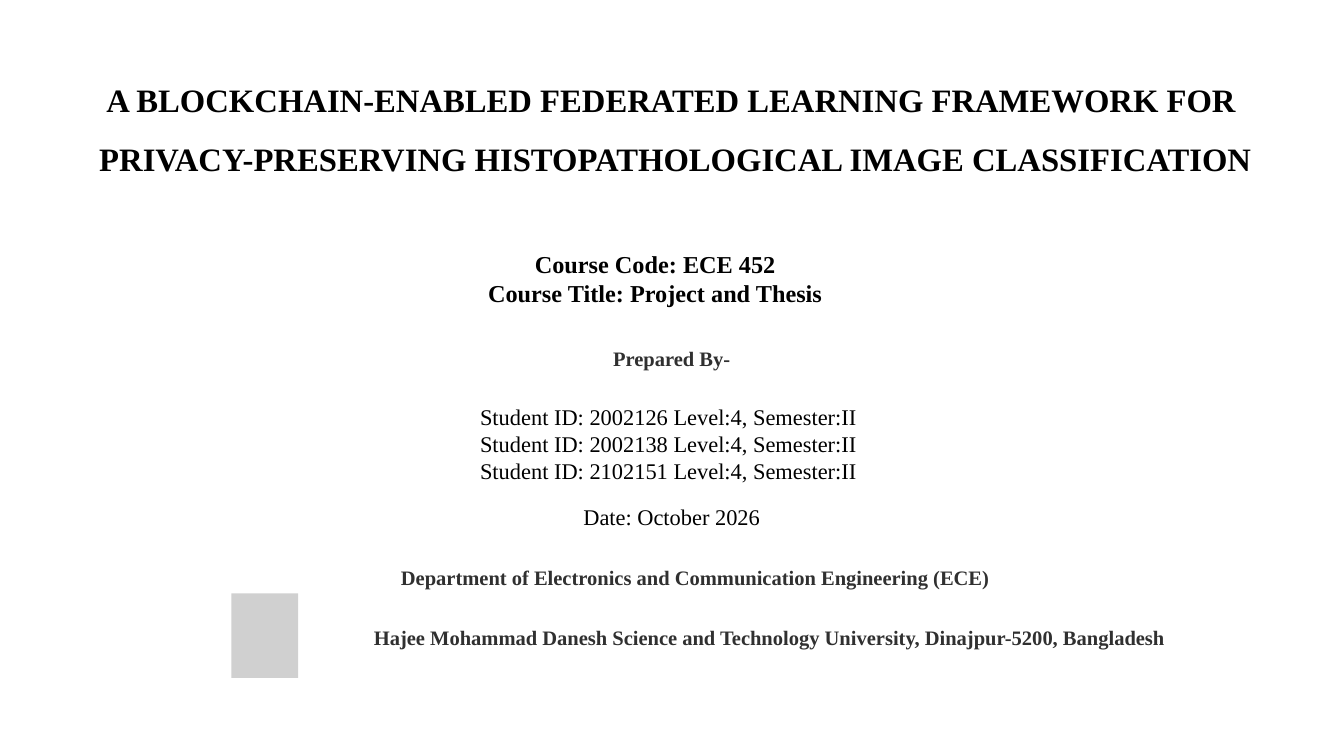
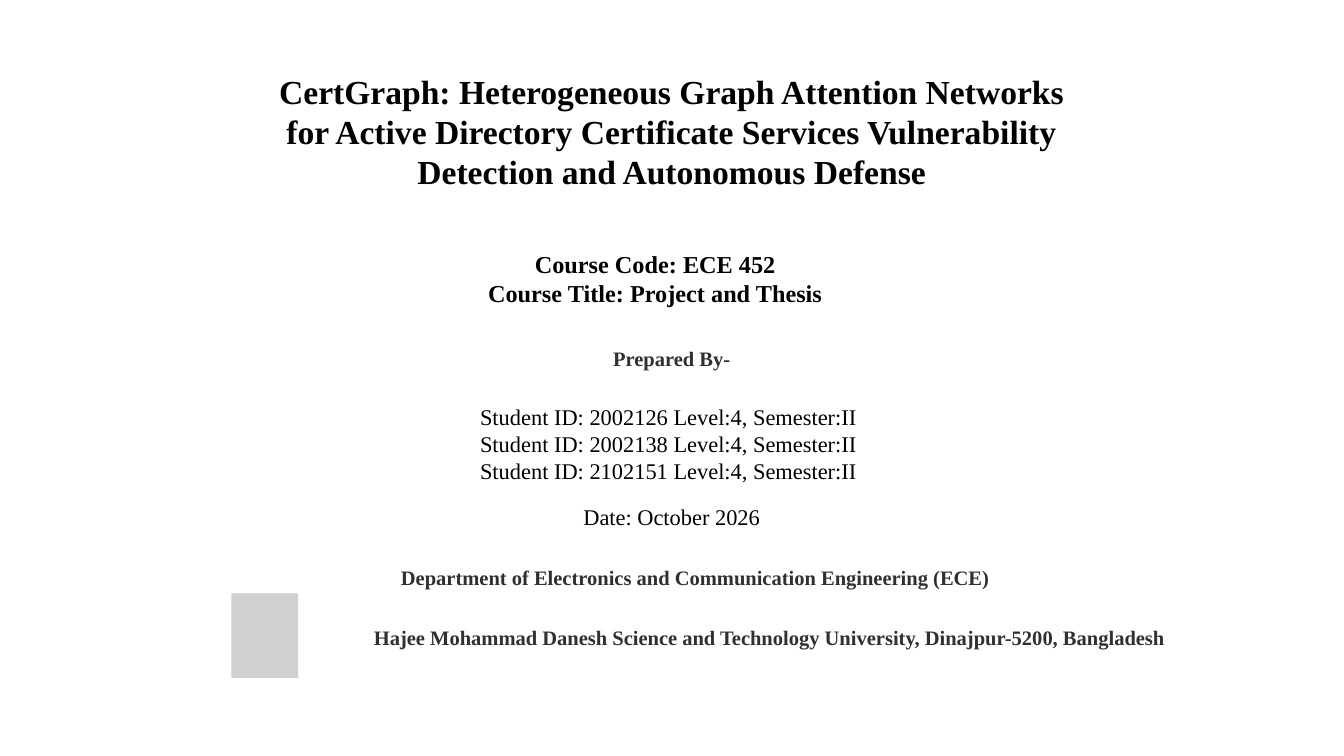
Before and after one commit to hasanshahriar32/GOAD, a slide deck: slide 1 of thesis_paper/certgraph_thesis_defense.pptx. Drawn at 1344x756 pixels with LibreOffice and Linux fonts; fonts in the diff are those of the drawing; grey boxes stand for pictures; background and template pictures are left out. Boxes give left, top, right and bottom in pixels: in the first picture for what was removed or moved away, otherwise in the second. Text is boxed around its words. In the diff, an @@ line names an element or a change of style, - is before the commit and + after.

Commit message:
feat(presentation): update title and refine defense slides with verified thesis metrics

```diff
--- a/thesis_paper/certgraph_thesis_defense.pptx
+++ b/thesis_paper/certgraph_thesis_defense.pptx
@@ text at box(279, 80, 1064, 185): text changed; size 35 to 36 pt @@
-A BLOCKCHAIN-ENABLED FEDERATED LEARNING FRAMEWORK FOR
-PRIVACY-PRESERVING HISTOPATHOLOGICAL IMAGE CLASSIFICATION
+CertGraph: Heterogeneous Graph Attention Networks
+for Active Directory Certificate Services Vulnerability
+Detection and Autonomous Defense
```
Also in this commit, not shown: 5 other slides changed, 3 other files.
